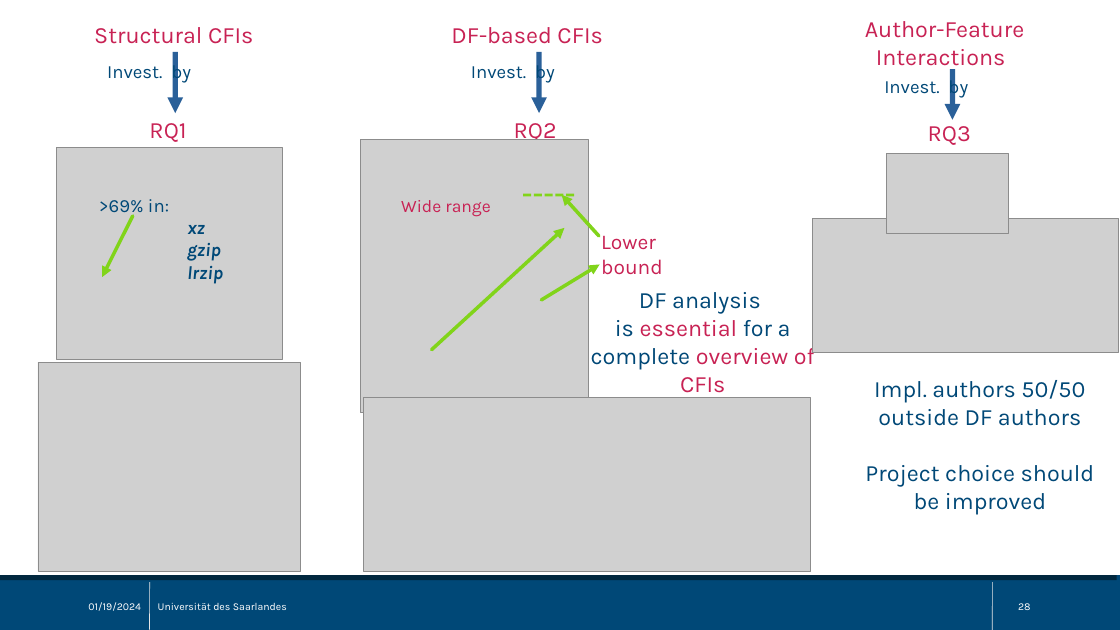
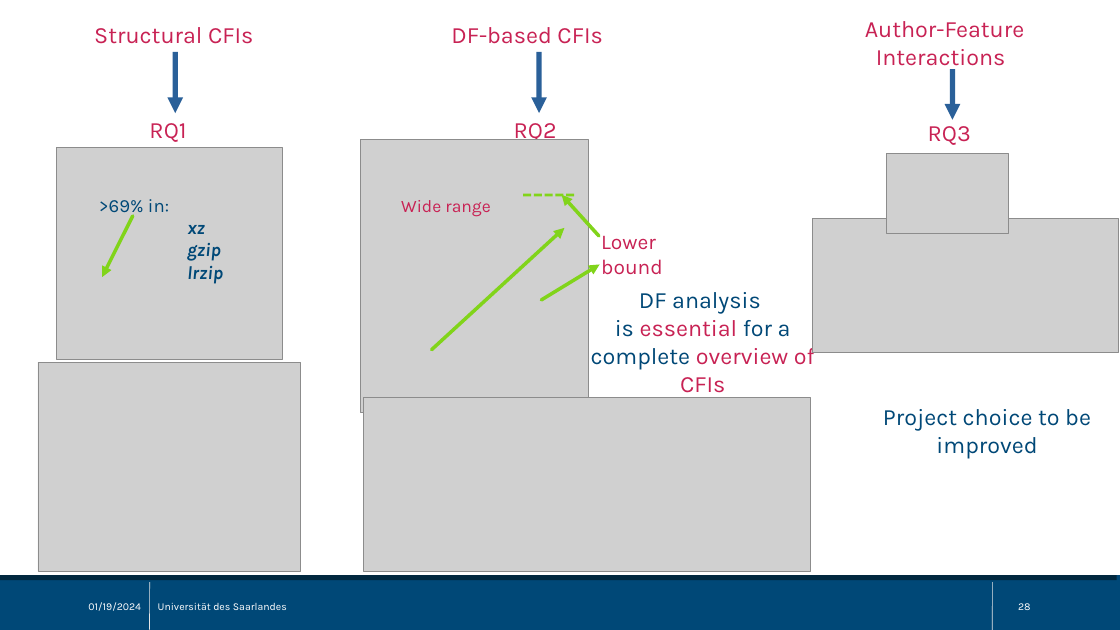
Before and after one commit to sisteu56/bachelor, a slide deck: slide 28 of pres/bachelor_thesis_pres.odp. Drawn at 1120x630 pixels with LibreOffice and Linux fonts; fonts in the diff are those of the drawing; grey boxes stand for pictures. Boxes give left, top, right and bottom in pixels: in the first picture for what was removed or moved away, otherwise in the second. Text is boxed around its words. In the diff, an @@ line names an element or a change of style, - is before the commit and + after.

```diff
--- a/pres/bachelor_thesis_pres.odp
+++ b/pres/bachelor_thesis_pres.odp
@@ text removed at (107, 62, 191, 84) @@
-Invest. by
@@ text removed at (471, 62, 555, 84) @@
-Invest. by
@@ text removed at (884, 76, 968, 98) @@
-Invest. by
@@ text at (883, 409, 1091, 459): text changed @@
-Impl. authors 50/50 outside DF authors
-Project choice should be improved
+Project choice to be improved
```
Also in this commit, not shown: 1 other file.
